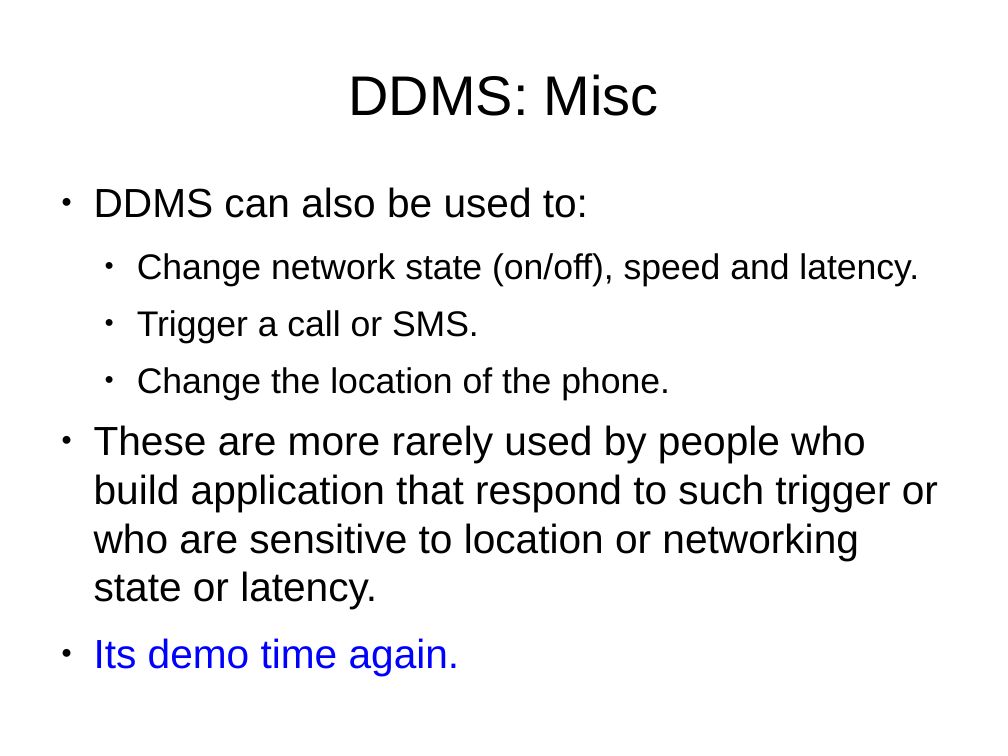
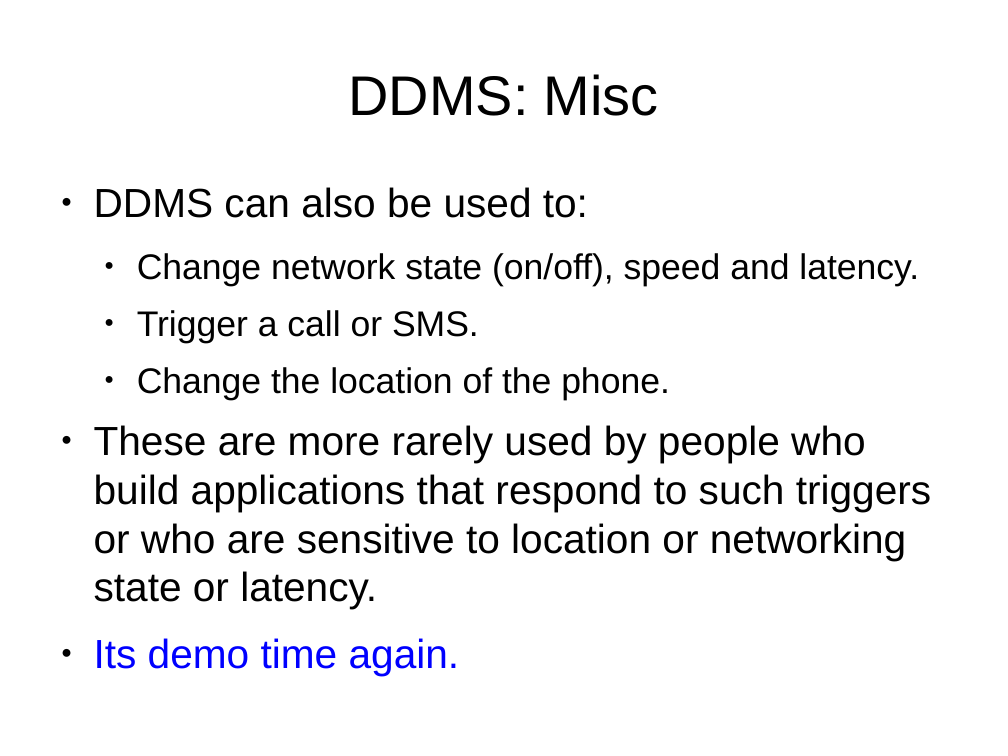
Before and after one commit to veltzer/demos, a slide deck: slide 88 of android/slides/android.odp (slide 89 before the commit). Drawn at 1008x756 pixels with LibreOffice and Linux fonts; fonts in the diff are those of the drawing. Boxes give left, top, right and bottom in pixels: in the first picture for what was removed or moved away, otherwise in the second. Text is boxed around its words. In the diff, an @@ line names an element or a change of style, - is before the commit and + after.

Commit message:
updated the slides a bit

```diff
--- a/android/slides/android.odp
+++ b/android/slides/android.odp
@@ text at [94, 425, 931, 609]: text changed @@
-● These are more rarely used by people who build application that respond to such trigger or who are sensitive to location or networking state or latency.
+● These are more rarely used by people who build applications that respond to such triggers or who are sensitive to location or networking state or latency.
```
Also in this commit, not shown: 2 other slides changed, 1 slide removed.
